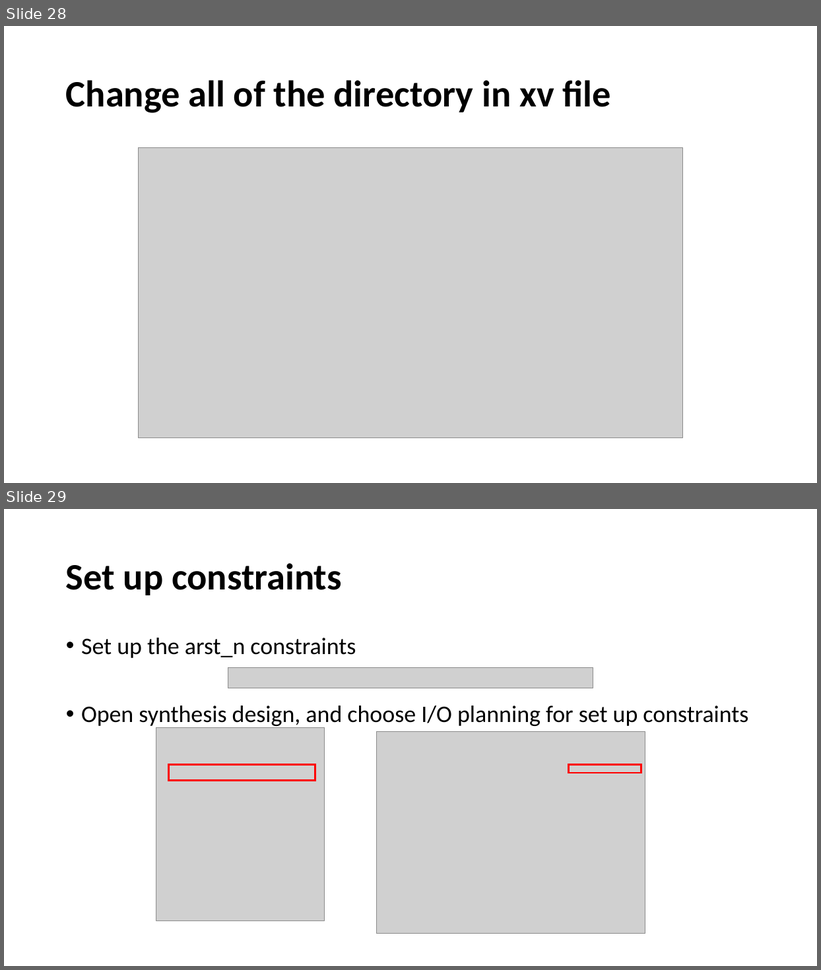
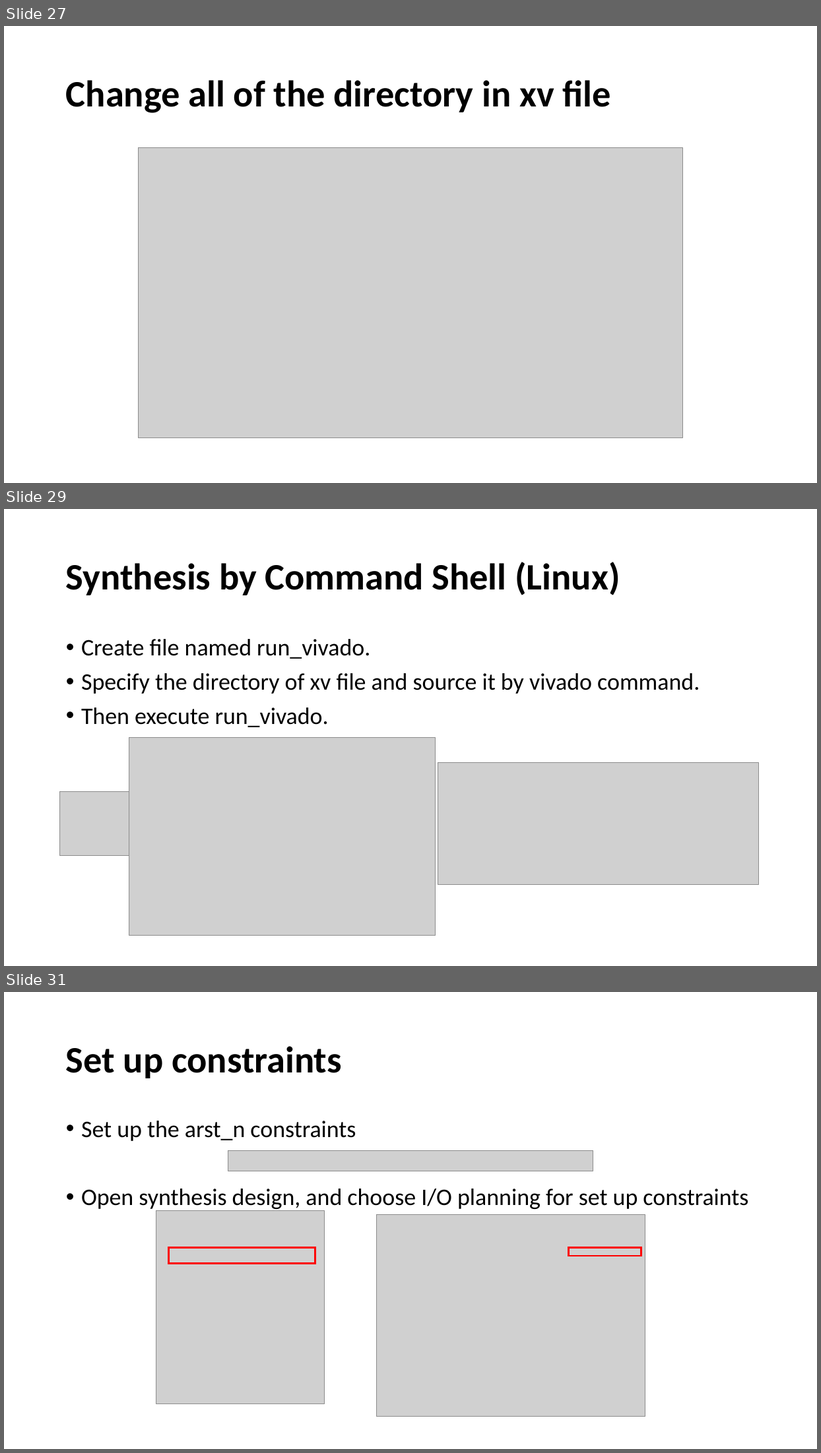
Before and after one commit to bol-edu/caravel-soc_fpga-lab, a slide deck: catapult_hls/catapult_FPGA_edge_detect.pptx. Shown one above the other, each under a label of ours: slides 28 and 29 before the commit, slides 27, 29 and 31 after it; the slides between them are not shown. The pictures are 821x970 and 821x1453 pixels, drawn with LibreOffice and Linux fonts; fonts in the diff are those of the drawing; grey boxes stand for pictures. Boxes give left, top, right and bottom in pixels: in the first picture for what was removed or moved away, otherwise in the second. Text is boxed around its words. In the diff, an @@ line names an element or a change of style, - is before the commit and + after.

```diff
--- a/catapult_hls/catapult_FPGA_edge_detect.pptx
+++ b/catapult_hls/catapult_FPGA_edge_detect.pptx
@@ slide 29 added at [4, 509, 817, 966], background #FFFFFF @@
@@ title added at [66, 562, 620, 595], 44 pt, text #000000, bold @@
+Synthesis by Command Shell (Linux)
@@ text added at [81, 639, 700, 727], 28 pt, text #000000 @@
+• Create file named run_vivado.
+• Specify the directory of xv file and source it by vivado command.
+• Then execute run_vivado.
@@ picture added at [129, 738, 435, 936] @@
@@ picture added at [438, 762, 758, 885] @@
@@ picture added at [60, 791, 129, 855] @@
@@ what was slide 28 is now slide 27 @@
@@ what was slide 29 is now slide 31 @@
```
Also in this commit, not shown: 1 slide changed, 1 other slide added.
